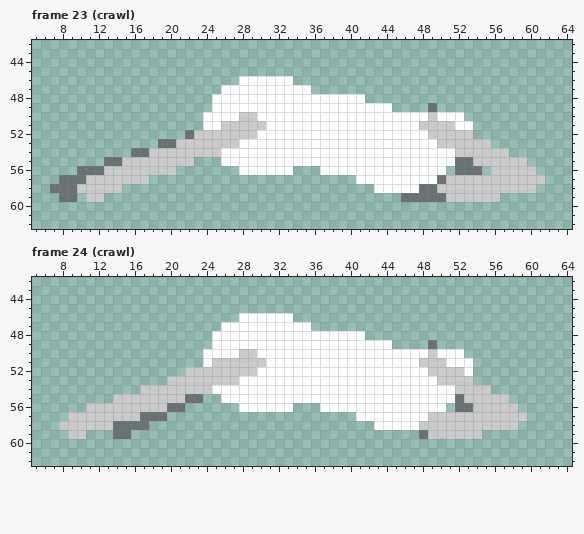
Two versions of one pixel-art file, Sprites/Pawns/Pawn_13/Pawn_13_Part_Legs.aseprite. The first picture shows the starting point.
80x64 pixels, 29 frames. Colours within 5 levels of each other are drawn and written as one. Shown: frame 23 (crawl): x 5..64, y 42..62; frame 24 (crawl): x 5..64, y 42..62. The commit also changed other frames, which this record leaves out.
The result:
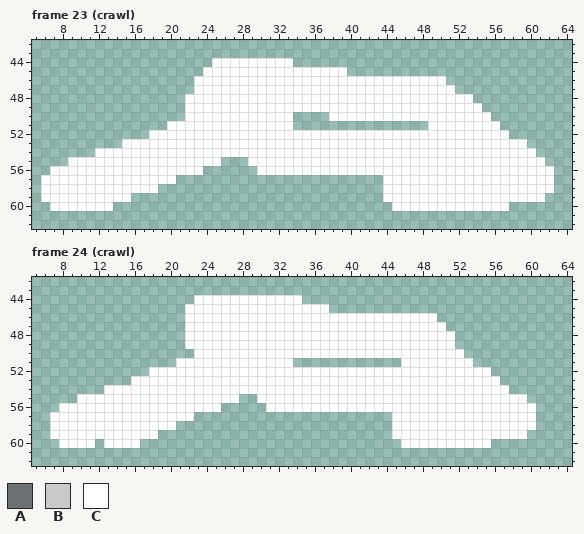
Palette (. is transparent): A #6a7173  B #cacaca  C #ffffff
Log entry: a lot added crossbow maybe a pawn bunch of otherstuff i dont know i havent left the house
What changed:
layer "Layer 4" now shown
layer "Layer 3" removed
layer "Layer 5" removed
layer "Layer 2" removed
--- frame 23 (crawl)
@@ x 5..64 @@
 43 ............................................................
-44 ............................................................
-45 ............................................................
-46 .......................CCCCCC...............................
-47 .....................CCCCCCCCCC.............................
-48 ....................CCCCCCCCCCCCCCCCC.......................
-49 ....................CCCCCCCCCCCCCCCCCCCC....A...............
-50 ...................CCCCBBCCCCCCCCCCCCCCCCCCCBCCC............
-51 ...................CCBBBBBCCCCCCCCCCCCCCCCCBBBBCC...........
-52 .................ABBBBBBBCCCCCCCCCCCCCCCCCCCBBBBB...........
-53 ..............AABBBBBBBCCCCCCCCCCCCCCCCCCCCCCBBBBBB.........
-54 ...........AABBBBBBBBCCCCCCCCCCCCCCCCCCCCCCCCCCBBBBBB.......
-55 ........AABBBBBBBB...CCCCCCCCCCCCCCCCCCCCCCCCCCAABBBBBB.....
-56 .....AAABBBBBBBB.......CCCCCC...CCCCCCCCCCCCCC.AAA.BBBBB....
-57 ...AAABBBBBBB.......................CCCCCCCCCABBBBBBBBBBB...
-58 ..AAABBBBB............................CCCCCAABBBBBBBBBBB....
-59 ...AA.BB.................................AAAAABBBBBB........
-60 ............................................................
+44 ....................CCCCCCCCC...............................
+45 ...................CCCCCCCCCCCCCCCC.........................
+46 ..................CCCCCCCCCCCCCCCCCCCCCCCCCCCC..............
+47 ..................CCCCCCCCCCCCCCCCCCCCCCCCCCCCC.............
+48 .................CCCCCCCCCCCCCCCCCCCCCCCCCCCCCCCC...........
+49 .................CCCCCCCCCCCCCCCCCCCCCCCCCCCCCCCCC..........
+50 .................CCCCCCCCCCCC....CCCCCCCCCCCCCCCCCC.........
+51 ...............CCCCCCCCCCCCCC...............CCCCCCCC........
+52 .............CCCCCCCCCCCCCCCCCCCCCCCCCCCCCCCCCCCCCCCC.......
+53 ..........CCCCCCCCCCCCCCCCCCCCCCCCCCCCCCCCCCCCCCCCCCCCC.....
+54 .......CCCCCCCCCCCCCCCCCCCCCCCCCCCCCCCCCCCCCCCCCCCCCCCCC....
+55 ....CCCCCCCCCCCCCCCCC...CCCCCCCCCCCCCCCCCCCCCCCCCCCCCCCCC...
+56 ..CCCCCCCCCCCCCCCCC......CCCCCCCCCCCCCCCCCCCCCCCCCCCCCCCCC..
+57 .CCCCCCCCCCCCCCC.......................CCCCCCCCCCCCCCCCCCC..
+58 .CCCCCCCCCCCCC.........................CCCCCCCCCCCCCCCCCCC..
+59 .CCCCCCCCCC............................CCCCCCCCCCCCCCCCCC...
+60 ..CCCCCCC...............................CCCCCCCCCCCCC.......
 61 ............................................................
--- frame 24 (crawl)
@@ x 5..64 @@
 43 ............................................................
-44 ............................................................
-45 ............................................................
-46 .......................CCCCCC...............................
-47 .....................CCCCCCCCCC.............................
-48 ....................CCCCCCCCCCCCCCCCC.......................
-49 ....................CCCCCCCCCCCCCCCCCCCC....A...............
-50 ...................CCCCBBCCCCCCCCCCCCCCCCCCCBCCC............
-51 ...................CBBBBBBCCCCCCCCCCCCCCCCCBBBCCC...........
-52 .................BBBBBBBBCCCCCCCCCCCCCCCCCCCBBBBC...........
-53 ...............BBBBBBBBCCCCCCCCCCCCCCCCCCCCCCBBBB...........
-54 ............BBBBBBBBCCCCCCCCCCCCCCCCCCCCCCCCCCCBBBB.........
-55 .........BBBBBBBBAA..CCCCCCCCCCCCCCCCCCCCCCCCCCABBBBB.......
-56 ......BBBBBBBBBAA......CCCCCC...CCCCCCCCCCCCCC.AABBBBB......
-57 ....BBBBBBBBAAA.....................CCCCCCCCBBBBBBBBBBB.....
-58 ...BBBBBBAAAA.........................CCCCCBBBBBBBBBBB......
-59 ....BB...AA................................ABBBBBB..........
-60 ............................................................
+44 ..................CCCCCCCCCCCC..............................
+45 .................CCCCCCCCCCCCCCCC...........................
+46 .................CCCCCCCCCCCCCCCCCCCCCCCCCCCC...............
+47 .................CCCCCCCCCCCCCCCCCCCCCCCCCCCCC..............
+48 .................CCCCCCCCCCCCCCCCCCCCCCCCCCCCCC.............
+49 .................CCCCCCCCCCCCCCCCCCCCCCCCCCCCCC.............
+50 ..................CCCCCCCCCCCCCCCCCCCCCCCCCCCCCC............
+51 ................CCCCCCCCCCCCC............CCCCCCCC...........
+52 .............CCCCCCCCCCCCCCCCCCCCCCCCCCCCCCCCCCCCCC.........
+53 ...........CCCCCCCCCCCCCCCCCCCCCCCCCCCCCCCCCCCCCCCCC........
+54 ........CCCCCCCCCCCCCCCCCCCCCCCCCCCCCCCCCCCCCCCCCCCCC.......
+55 .....CCCCCCCCCCCCCCCCCC..CCCCCCCCCCCCCCCCCCCCCCCCCCCCCC.....
+56 ...CCCCCCCCCCCCCCCCCC.....CCCCCCCCCCCCCCCCCCCCCCCCCCCCCC....
+57 ..CCCCCCCCCCCCCCCC......................CCCCCCCCCCCCCCCC....
+58 ..CCCCCCCCCCCCCC........................CCCCCCCCCCCCCCCC....
+59 ..CCCCCCCCCCCC..........................CCCCCCCCCCCCCCC.....
+60 ...CCCC.CCCC.............................CCCCCCCCCC.........
 61 ............................................................
Boxes around the changes in both pictures, in picture pixels (x1, y1, x2, y2):
changed: (41, 58, 554, 211)
changed: (50, 295, 536, 448)
